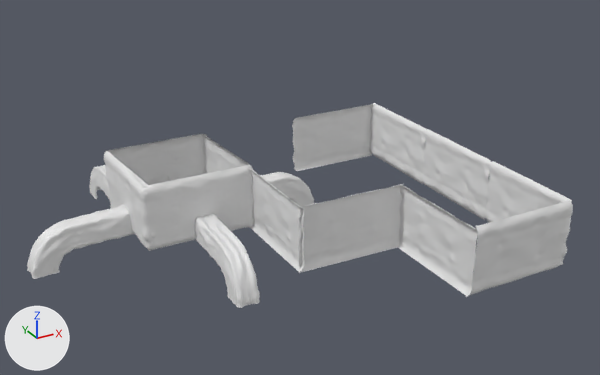
An edit to the FBX model artist map/E. Enviroment/14. Cave/CaveWall/StandardWall_003.FBX, drawn before and after from the same camera.
The view is the same before and after, from a camera (50 mm lens) standing at (-120.0, -331.0, 166.0) and looking at (43.0, -34.0, 17.0). Lighting does not change. The marker at lower left points along +X, +Y and +Z. Materials are left out; every surface is plain grey. Where no turn or scale is listed for an object, it has been applied to the vertices. Vertices at the same position are counted once.
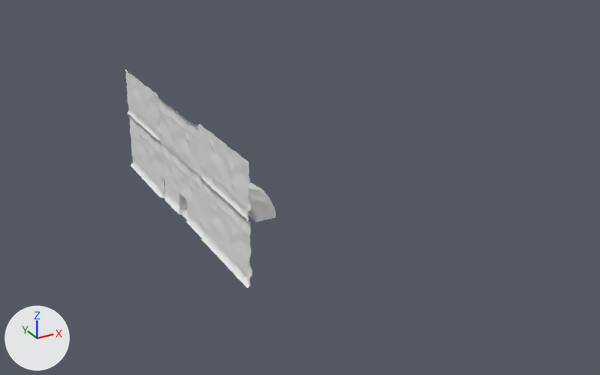
Pixel boxes [x1, y1, x2, y2] of what changed, in the pictures (600 x 375 px):
'Object008', reshaped, moved, turned: before [370, 103, 427, 183]; after [125, 69, 276, 288]
'Object010', deleted: before [27, 134, 314, 308]
'Object003', deleted: before [298, 184, 403, 272]
'Plane011', deleted: before [108, 134, 252, 251]
'Object009', deleted: before [470, 201, 573, 295]
'Object005', deleted: before [398, 185, 478, 297]
'Object002', deleted: before [292, 104, 374, 171]
'Object006', deleted: before [423, 129, 491, 219]
'Object004', deleted: before [250, 168, 304, 273]
'Object007', deleted: before [485, 161, 572, 263]
'Plane016', deleted: before [89, 165, 109, 199]

The change, as a list of edits to the scene's bpy script:
```text
Change me_mesh_008:
    used by ob_object008; location = (120.2, -23.4, 12.7); rotation_euler = (0.0, -3.142, 1.562), in degrees (0, -180, 89); scale = (-0.0254, -0.0254, -0.0254)
    remove me_mesh_008.from_pydata(...)  # 660 vertices, 1224 faces; spans x -20.0..1922.0, y -51.0..51.0, z -582.0..582.0
    add me_mesh_008.from_pydata(...)  # 5767 vertices, 11097 faces; spans x -2916.0..2931.0, y -1794.0..96.0, z -2035.0..410.0
    me_mesh_008 part 1: 660 vertices removed from x -20.0..1922.0, y -51.0..51.0, z -582.0..582.0; 5767 vertices added at x -2916.0..2931.0, y -1794.0..96.0, z -2035.0..410.0
Remove ob_plane011:
    ob_plane011 = bpy.data.objects.new('Plane011', me_mesh)
    ob_plane011.location = (0.2, 0.5, 5.6)
Change ob_object008:
    ob_object008.location: (120.2, -23.4, 12.7) -> (1.2, 0.5, -0.3)
    ob_object008.rotation_euler: (0.0, -3.142, 1.562) -> (0.0, 0.0, -1.58)  # degrees (0, -180, 89) -> degrees (0, 0, -91)
Remove ob_object002:
    ob_object002 = bpy.data.objects.new('Object002', me_mesh_002)
    ob_object002.location = (72.0, 24.6, 12.7)
Remove ob_object005:
    ob_object005 = bpy.data.objects.new('Object005', me_mesh_005)
    ob_object005.location = (71.1, -70.8, 12.7)
    ob_object005.rotation_euler = (0.0, -3.142, -1.567)  # degrees (0, -180, -90)
    ob_object005.scale = (-0.0254, -0.0254, -0.0254)
Remove ob_object010:
    ob_object010 = bpy.data.objects.new('Object010', me_mesh_010)
    ob_object010.location = (-0.8, -0.1, 8.4)
Remove ob_object004:
    ob_object004 = bpy.data.objects.new('Object004', me_mesh_004)
    ob_object004.location = (23.6, -23.4, 12.7)
    ob_object004.rotation_euler = (3.142, 0.0, 1.568)  # degrees (180, 0, 90)
    ob_object004.scale = (-0.0254, -0.0254, -0.0254)
Remove ob_object009:
    ob_object009 = bpy.data.objects.new('Object009', me_mesh_009)
    ob_object009.location = (120.6, -119.0, 12.7)
Remove ob_object007:
    ob_object007 = bpy.data.objects.new('Object007', me_mesh_007)
    ob_object007.location = (120.2, -119.2, 12.7)
    ob_object007.rotation_euler = (0.0, -3.142, 1.562)  # degrees (0, -180, 89)
    ob_object007.scale = (-0.0254, -0.0254, -0.0254)
Remove ob_plane016:
    ob_plane016 = bpy.data.objects.new('Plane016', me_mesh_001)
    ob_plane016.location = (-16.4, 62.1, -0.8)
    ob_plane016.rotation_euler = (0.0, 0.742, 1.581)  # degrees (0, 43, 91)
    ob_plane016.scale = (-0.0254, -0.0254, -0.0254)
Remove ob_object003:
    ob_object003 = bpy.data.objects.new('Object003', me_mesh_003)
    ob_object003.location = (23.1, -70.8, 12.7)
    ob_object003.rotation_euler = (0.0, 3.142, -0.0199)  # degrees (0, 180, -1.1)
    ob_object003.scale = (-0.0254, -0.0254, -0.0254)
Remove ob_object006:
    ob_object006 = bpy.data.objects.new('Object006', me_mesh_006)
    ob_object006.location = (120.2, -70.8, 12.7)
    ob_object006.rotation_euler = (0.0, -3.142, 1.562)  # degrees (0, -180, 89)
    ob_object006.scale = (-0.0254, -0.0254, -0.0254)
```
